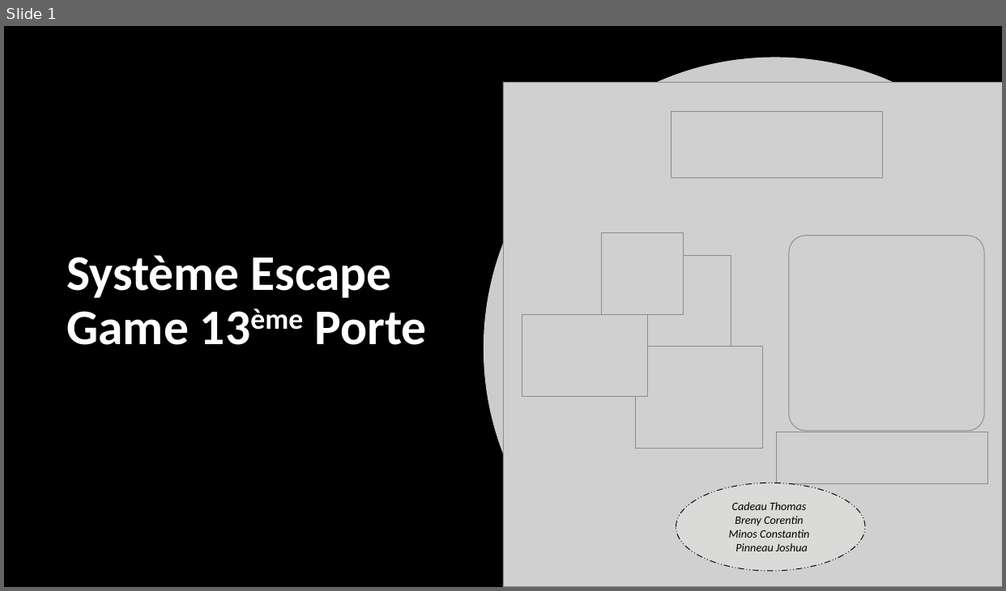
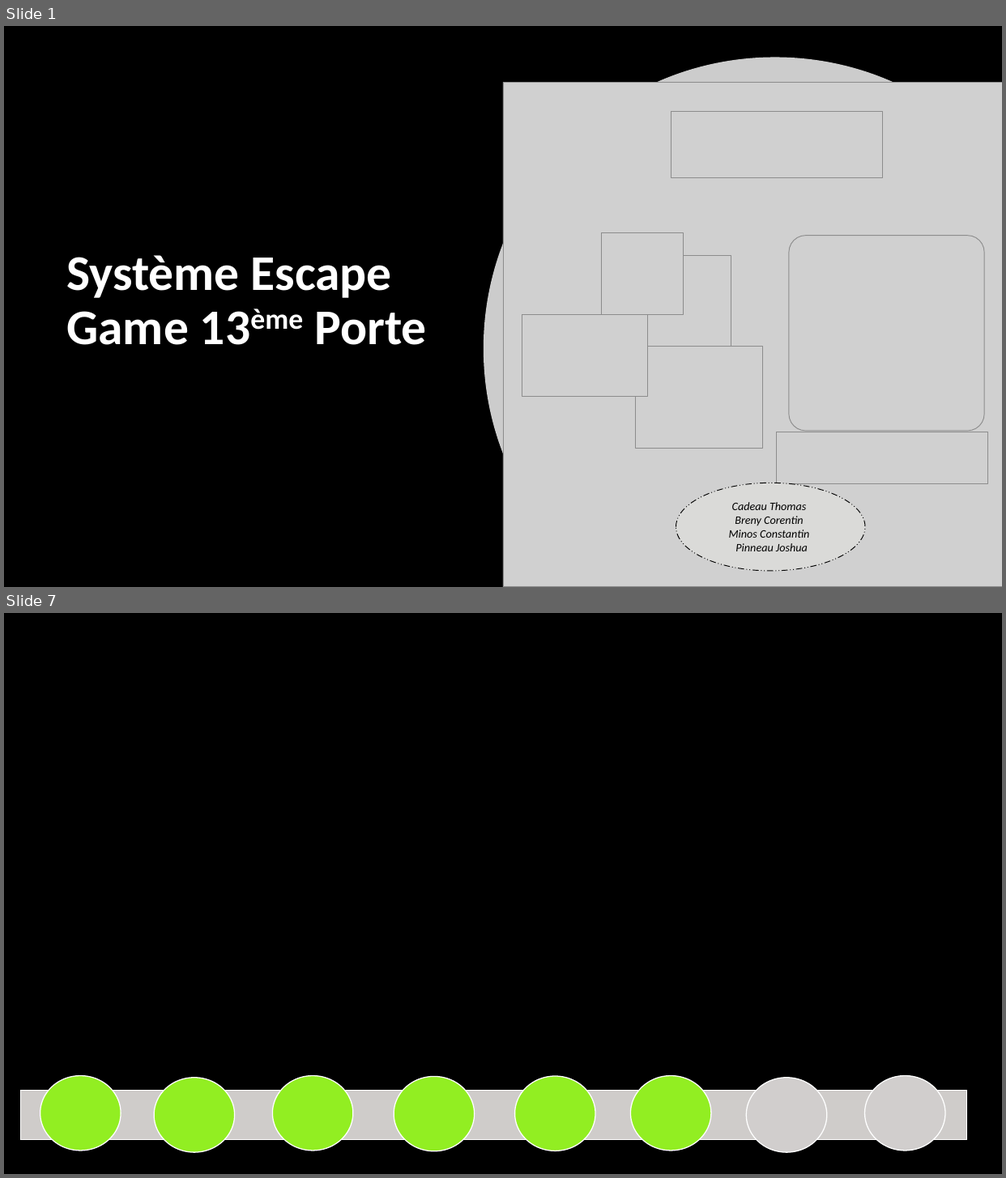
Before and after one commit to corentin-breny/Systeme_Escape_Game_13emePorte, a slide deck: Etudiants/Constantin/Constantin.MInos.RDPno1.pptx. Shown one above the other, each under a label of ours: slide 1 before the commit, slides 1 and 7 after it; the slides between them are not shown. The pictures are 1006x591 and 1006x1178 pixels, drawn with LibreOffice and Linux fonts; fonts in the diff are those of the drawing; grey boxes stand for pictures; background and template pictures are left out. Boxes give left, top, right and bottom in pixels: in the first picture for what was removed or moved away, otherwise in the second. Text is boxed around its words. In the diff, an @@ line names an element or a change of style, - is before the commit and + after.

```diff
--- a/Etudiants/Constantin/Constantin.MInos.RDPno1.pptx
+++ b/Etudiants/Constantin/Constantin.MInos.RDPno1.pptx
@@ slide 7 added at (4, 613, 1002, 1174), background picture (left out) @@
@@ rectangle added at (4, 613, 1002, 1174), fill #000000 @@
@@ rectangle added at (20, 1091, 967, 1140), fill #CFCCCA, outline #FFFFFF 1 pt @@
@@ ellipse added at (40, 1076, 121, 1152), fill #92EE22, outline #FFFFFF 1 pt @@
@@ ellipse added at (154, 1078, 235, 1152), fill #92EE22, outline #FFFFFF 1 pt @@
@@ ellipse added at (273, 1076, 354, 1152), fill #92EE22, outline #FFFFFF 1 pt @@
@@ ellipse added at (394, 1077, 475, 1152), fill #92EE22, outline #FFFFFF 1 pt @@
@@ ellipse added at (515, 1076, 596, 1152), fill #92EE22, outline #FFFFFF 1 pt @@
@@ ellipse added at (631, 1076, 711, 1152), fill #92EE22, outline #FFFFFF 1 pt @@
@@ ellipse added at (747, 1078, 828, 1152), fill #D1CECD, outline #FFFFFF 1 pt @@
@@ ellipse added at (865, 1076, 946, 1152), fill #D1CECD, outline #FFFFFF 1 pt @@
```
Also in this commit, not shown: 4 slides changed, 3 other slides added, 3 slides removed.
